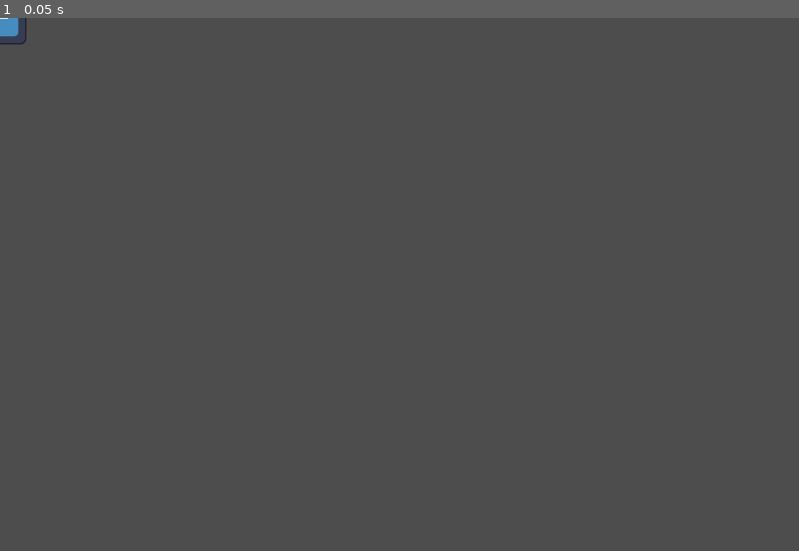
Above: before the commit, frame 1.
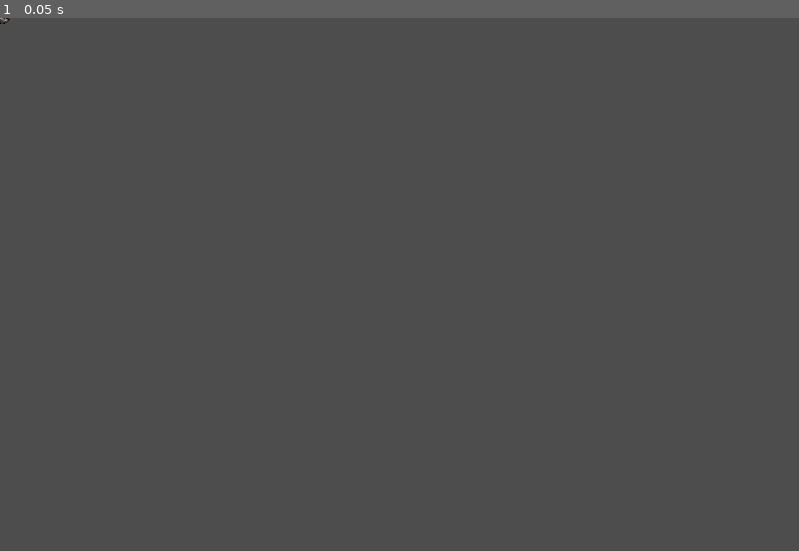
Above: after the commit, the same moment.

Repository: Liska2525/meow
Game: Godot game, scene res://Scenes/mouse.tscn
Same seed, same stepped clock (60 frames per second), same inputs: the game is played once before the commit and once after it. This scene is started directly instead of the project's main scene. The engine's default icon, where the game draws it, is replaced by a stand-in: a white triangle on a blue panel in a dark square.
Inputs:
- Up to frame 1 (0.05 s): no input

The runs differ from the first frame. In frame 1, 0.1% of the frame differs, in the area x 0-4%, y 0-5%.

Commit message:
mouse added

Diff:
--- a/Scenes/mouse.tscn
+++ b/Scenes/mouse.tscn
@@ -1,17 +1,21 @@
-[gd_scene load_steps=3 format=3 uid="uid://4dwinbqylqwd"]
+[gd_scene load_steps=4 format=3 uid="uid://4dwinbqylqwd"]
 
-[ext_resource type="Texture2D" uid="uid://bgspmh52n3blj" path="res://icon.svg" id="1_dev0r"]
+[ext_resource type="Script" uid="uid://bwxwisbayckjl" path="res://Scripts/mouse.gd" id="1_3ber4"]
+[ext_resource type="Texture2D" uid="uid://o0k01hc2d8d" path="res://Assets/Enemies/mouse.png" id="1_dev0r"]
 
 [sub_resource type="RectangleShape2D" id="RectangleShape2D_w3dyj"]
-size = Vector2(137, 136)
+size = Vector2(48, 27)
 
 [node name="Mouse" type="CharacterBody2D"]
 collision_layer = 128
 collision_mask = 128
+script = ExtResource("1_3ber4")
 
 [node name="CollisionShape2D" type="CollisionShape2D" parent="."]
-position = Vector2(0.5, 0)
 shape = SubResource("RectangleShape2D_w3dyj")
 
 [node name="Sprite2D" type="Sprite2D" parent="."]
+texture_filter = 1
+position = Vector2(0, -10)
+scale = Vector2(3, 3)
 texture = ExtResource("1_dev0r")
--- /dev/null
+++ b/Scripts/mouse.gd
@@ -0,0 +1,6 @@
+extends CharacterBody2D
+
+@export var speed = 10
+
+func _physics_process(delta: float) -> void:
+	pass
--- a/main.tscn
+++ b/main.tscn
@@ -214,6 +214,7 @@
 [node name="SpawnTimer" type="Timer" parent="Cat/Meow"]
 
 [node name="Sprite2D" type="Sprite2D" parent="."]
+texture_filter = 1
 position = Vector2(590, 206)
 texture = ExtResource("3_0810q")
 
--- a/project.godot
+++ b/project.godot
@@ -50,3 +50,7 @@
 , Object(InputEventKey,"resource_local_to_scene":false,"resource_name":"","device":-1,"window_id":0,"alt_pressed":false …(182 unchanged characters)…
 ]
 }
+
+[rendering]
+
+textures/canvas_textures/default_texture_filter=0
Binary file added: Assets/Enemies/mouse.png
Not shown, added: Assets/Enemies/mouse.png.import
Not shown, added: Scripts/mouse.gd.uid
